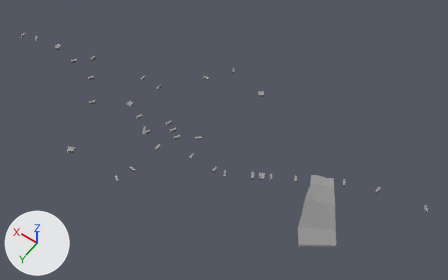
A saved change to the FBX model Assets/Meshes/Levels/Level_Revamp/Level_1_shadows.fbx.
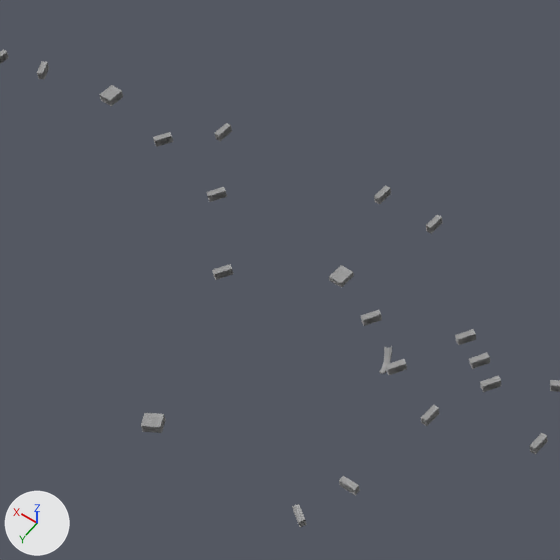
Each version is shown whole from a 50 mm lens placed at (-7.93, 8.78, 14.34), pointed at (-1.15, -0.71, -0.57), then close up on the part from 5% to 44% of the width and 6% to 69% of the height. The lights are fixed; the arrows at lower left show +X, +Y and +Z. Where no turn or scale is listed for an object, it has been applied to the vertices. Vertices at the same position are counted once.

In view in the first close-up: 'persp4'.
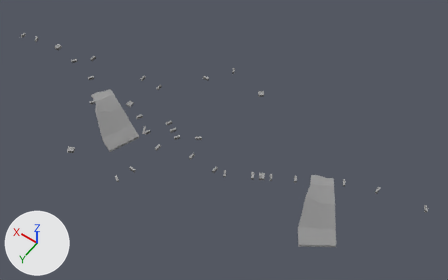
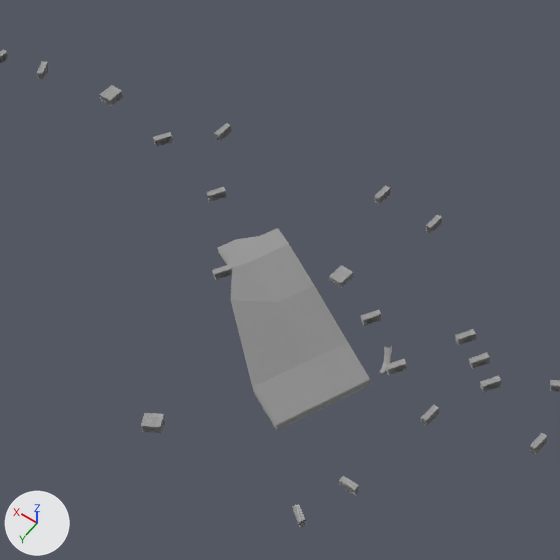
Where the newer file only moved an object's origin or applied its transform, the numbers keep the older frame.

Patch to the scene script:
```diff
--- a/Assets/Meshes/Levels/Level_Revamp/Level_1_shadows.fbx.py
+++ b/Assets/Meshes/Levels/Level_Revamp/Level_1_shadows.fbx.py
@@ me_mesh @@
 # used by ob_persp4; location = (-0.2, -0.19, -0.08)
-me_mesh.from_pydata(...)  # 12443 vertices, 8640 faces; spans x -7.07..7.07, y -2.78..2.78, z -0.9..0.12
+me_mesh.from_pydata(...)  # 12743 vertices, 8832 faces; spans x -7.07..7.07, y -2.78..2.78, z -0.9..0.12
+# me_mesh part 1: a new loose piece of 20 vertices spanning x 1.42..3.26, y 0.19..1.67, z -0.83..-0.08, in mat_lambert2 (grey #979797)
+# me_mesh part 2: a new loose piece of 20 vertices spanning x 1.42..3.26, y 0.19..1.67, z -0.78..-0.03, in mat_lambert2 (grey #979797)
+# me_mesh part 3: a new loose piece of 20 vertices spanning x 1.42..3.26, y 0.19..1.67, z -0.77..-0.02, in mat_lambert2 (grey #979797)
+# me_mesh part 4: 1 vertex moved within x 2.96, y 0.84, z -0.05; 220 vertices added at x 1.42..3.26, y 0.19..1.67, z -0.84..-0.02
 me_mesh.materials.append(mat_lambert2)
```

Changed parts and their boxes (x1, y1, x2, y2) in the close-ups (560 x 560 px):
part 1 of me_mesh, added: after (220, 254, 370, 429)
part 2 of me_mesh, added: after (218, 249, 369, 426)
part 3 of me_mesh, added: after (217, 228, 370, 426)
part 4 of me_mesh, built on: after (217, 248, 371, 430)
